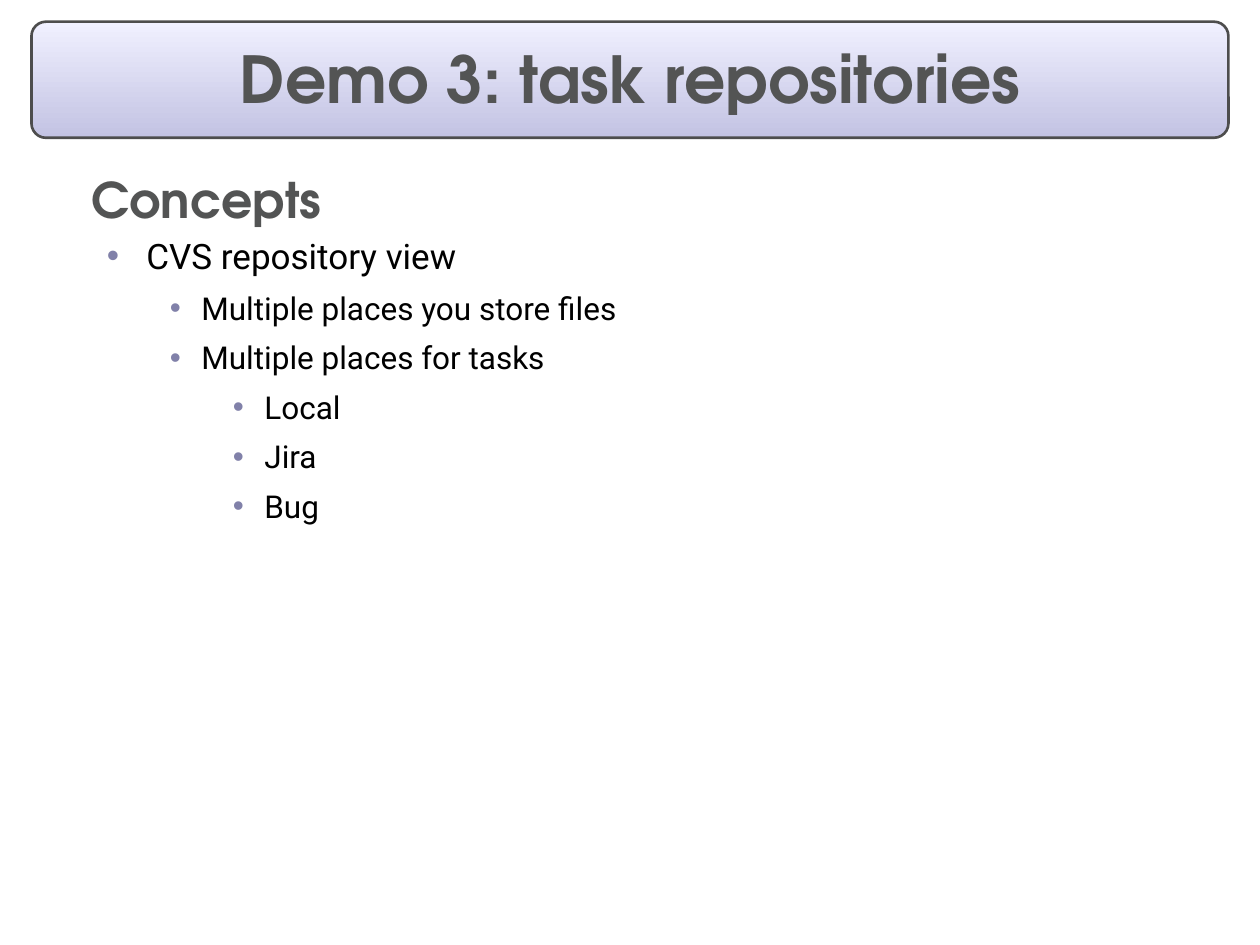
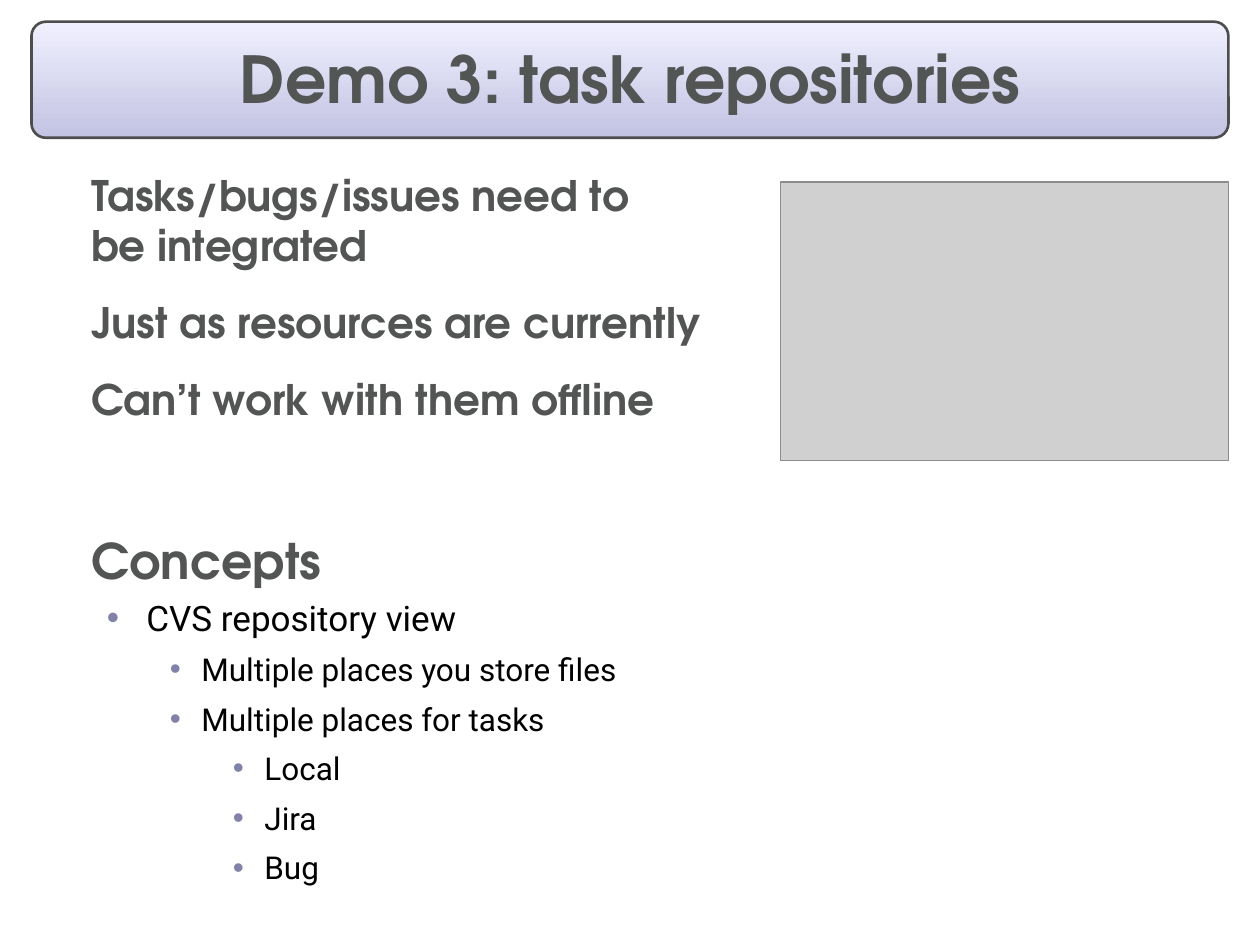
Before and after one commit to eclipse-mylyn/mylyn-website, a slide deck: slide 9 of publications/2006-03-mylar-eclipsecon-2.ppt. Drawn at 1260x945 pixels with LibreOffice and Linux fonts; fonts in the diff are those of the drawing; grey boxes stand for pictures. Boxes give left, top, right and bottom in pixels: in the first picture for what was removed or moved away, otherwise in the second. Text is boxed around its words. In the diff, an @@ line names an element or a change of style, - is before the commit and + after.

```diff
--- a/publications/2006-03-mylar-eclipsecon-2.ppt
+++ b/publications/2006-03-mylar-eclipsecon-2.ppt
@@ text at (91,179,700,416): paragraphs added @@
+  Tasks/bugs/issues need to
+  be integrated
+  Just as resources are currently
+  Can’t work with them offline
@@ picture added at (780,181,1228,460) @@
```
Also in this commit, not shown: 13 other slides changed, 1 slide added, 2 slides removed, 1 other file.
